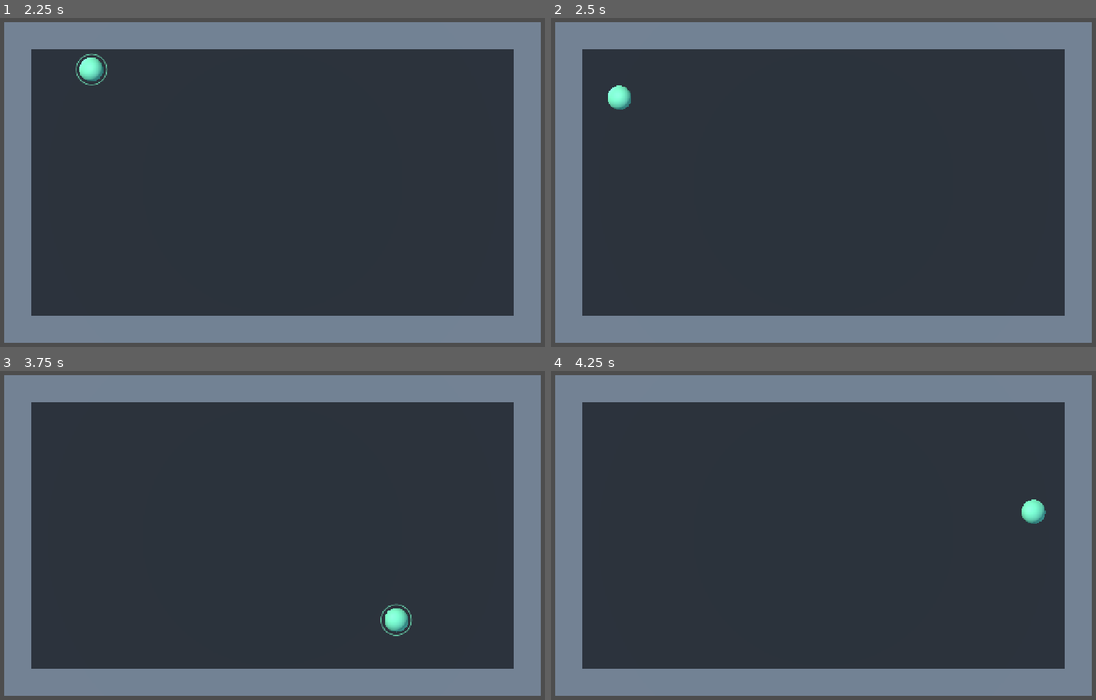
Above: before the commit, frames 1-4 (two rows, left to right).
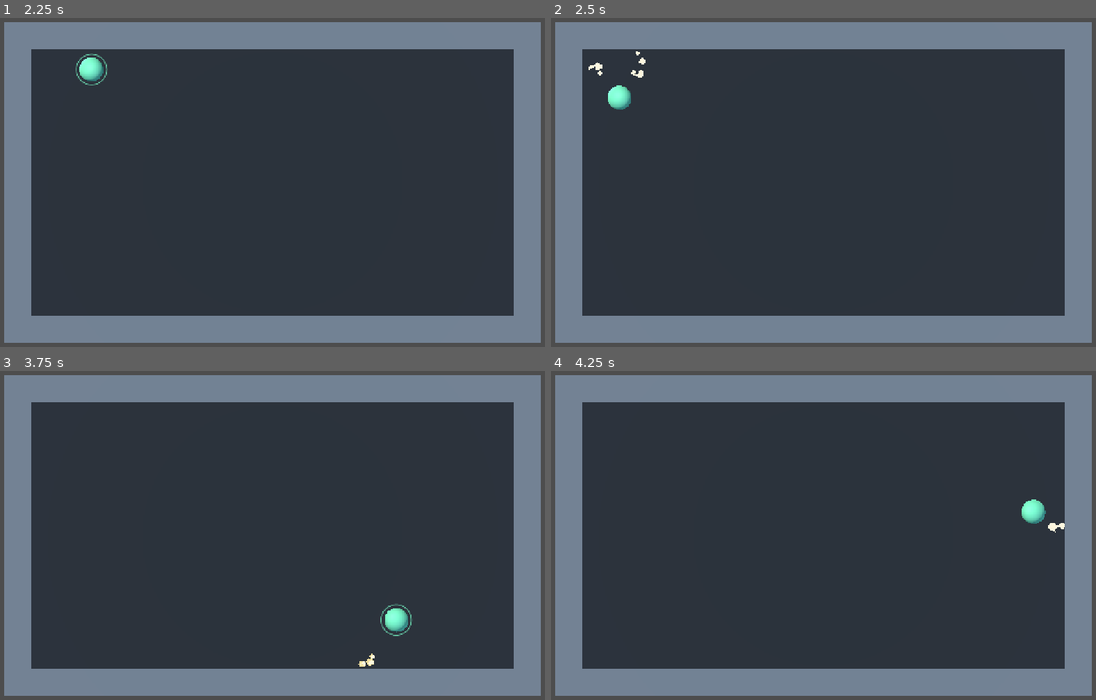
Above: after the commit, the same moments.

Repository: kickflip-games/stop-staring-trijam393
Game: Godot game, scene res://scenes/main.tscn
Same seed, same stepped clock (60 frames per second), same inputs: the game is played once before the commit and once after it.
Inputs (mouse positions are in pixels of both pictures, inside the frame that each line leads up to):
- Up to frame 1 (2.25 s): tap Enter at 0.5 s; move the mouse to (392, 166) at 0.52 s; click (392, 166) at 0.67 s; tap Space at 1.25 s; drag from (163, 198) to (245, 251) at 1.27 s; move the mouse to (327, 106) at 2.02 s; click (327, 106) at 2.17 s
- Up to frame 2 (2.5 s): no input
- Up to frame 3 (3.75 s): drag from (245, 604) to (103, 482) at 2.77 s; move the mouse to (441, 588) at 3.52 s; click (441, 588) at 3.67 s
- Up to frame 4 (4.25 s): no input

Frame 1 is identical in both runs. In frame 2, 0.1% of the frame differs, in the area x 6-18%, y 10-19%; in frame 3, less than 0.1%; in frame 4, less than 0.1%.

Commit message:
Add randomized animated dust bursts on wall impacts

Diff:
--- a/stop_staring/scenes/main.tscn
+++ b/stop_staring/scenes/main.tscn
@@ -8,6 +8,7 @@
 [ext_resource type="AudioStream" path="res://audio/wall_hits/impactSoft_heavy_003.ogg" id="6_hit"]
 [ext_resource type="AudioStream" path="res://audio/wall_hits/impactSoft_heavy_004.ogg" id="7_hit"]
 [ext_resource type="AudioStream" path="res://audio/aim/stretch.mp3" id="8_stretch"]
+[ext_resource type="Script" path="res://scripts/wall_dust.gd" id="9_dust"]
 
 [sub_resource type="AudioStreamRandomizer" id="WallHitRandomizer"]
 random_pitch = 1.08
@@ -58,6 +59,9 @@
 radius = 0.45
 
 [node name="Main" type="Node3D"]
+
+[node name="WallDust" type="Node3D" parent="."]
+script = ExtResource("9_dust")
 
 [node name="Arena" type="Node3D" parent="."]
 
@@ -138,3 +142,5 @@
 
 [node name="AimIndicator" type="Node2D" parent="HUD"]
 script = ExtResource("2_aim")
+
+[connection signal="wall_bounced" from="Player" to="WallDust" method="burst"]
--- a/stop_staring/scripts/blob.gd
+++ b/stop_staring/scripts/blob.gd
@@ -1,5 +1,7 @@
 extends CharacterBody3D
 ## Slingshot input on the XY plane. Release replaces the current velocity.
+
+signal wall_bounced(contact: Vector3, normal: Vector3, impact_speed: float)
 
 @export_range(0.5, 6.0, 0.1) var max_drag_distance: float = 3.0
 @export_range(0.01, 0.5, 0.01) var drag_deadzone: float = 0.12
@@ -38,6 +40,7 @@
 		if velocity.dot(normal) < -0.000001:
 			if not played_wall_sound and collision.get_collider().is_in_group("walls"):
 				$WallHitAudio.play()
+				wall_bounced.emit(collision.get_position(), normal, -velocity.dot(normal))
 				played_wall_sound = true
 			velocity = velocity.bounce(normal) * bounce_retention
 		if velocity.length() < settle_speed:
--- /dev/null
+++ b/stop_staring/scripts/wall_dust.gd
@@ -0,0 +1,51 @@
+extends Node3D
+## Short, non-looping bursts made from the supplied 64px dust sheets.
+
+@export_range(0.01, 0.1, 0.005) var dust_pixel_size: float = 0.04
+@export_range(8.0, 30.0, 1.0) var animation_fps: float = 18.0
+@export_range(1, 24, 1) var max_active_bursts: int = 12
+
+var _frames := SpriteFrames.new()
+var _last_variant: int = -1
+
+
+func _ready() -> void:
+	_frames.remove_animation("default")
+	for index in range(8):
+		var name := str(index)
+		var sheet := load("res://art/dust/dust_%02d.png" % (index + 1)) as Texture2D
+		_frames.add_animation(name)
+		_frames.set_animation_loop(name, false)
+		_frames.set_animation_speed(name, animation_fps)
+		for frame in range(6):
+			var texture := AtlasTexture.new()
+			texture.atlas = sheet
+			texture.region = Rect2(frame * 64, 0, 64, 64)
+			_frames.add_frame(name, texture)
+
+
+func burst(contact: Vector3, normal: Vector3, impact_speed: float) -> void:
+	if get_child_count() >= max_active_bursts:
+		return
+	var variant := randi_range(0, 7)
+	if variant == _last_variant:
+		variant = (variant + randi_range(1, 7)) % 8
+	_last_variant = variant
+	var sprite := AnimatedSprite3D.new()
+	sprite.sprite_frames = _frames
+	sprite.pixel_size = dust_pixel_size
+	sprite.texture_filter = BaseMaterial3D.TEXTURE_FILTER_NEAREST
+	sprite.position = contact + normal * 0.3
+	sprite.position.z = 1.05
+	sprite.rotation.z = atan2(normal.y, normal.x) - PI / 2 + randf_range(-0.2, 0.2)
+	var size := randf_range(0.85, 1.15) * lerpf(0.7, 1.25, clampf(impact_speed / 18.0, 0, 1))
+	sprite.scale = Vector3.ONE * size
+	sprite.speed_scale = randf_range(0.85, 1.15)
+	sprite.flip_h = randf() < 0.5
+	add_child(sprite)
+	sprite.animation_finished.connect(sprite.queue_free)
+	sprite.play(str(variant))
+	# Move the cloud away from the wall as it disperses.
+	var tween := sprite.create_tween()
+	tween.tween_property(sprite, "position", sprite.position + normal * 0.45,
+		6.0 / (animation_fps * sprite.speed_scale))
Binary file added: stop_staring/art/dust/dust_01.png
Not shown, added: stop_staring/art/dust/dust_01.png.import
Binary file added: stop_staring/art/dust/dust_02.png
Not shown, added: stop_staring/art/dust/dust_02.png.import
Binary file added: stop_staring/art/dust/dust_03.png
Not shown, added: stop_staring/art/dust/dust_03.png.import
Binary file added: stop_staring/art/dust/dust_04.png
Not shown, added: stop_staring/art/dust/dust_04.png.import
Binary file added: stop_staring/art/dust/dust_05.png
Not shown, added: stop_staring/art/dust/dust_05.png.import
Binary file added: stop_staring/art/dust/dust_06.png
Not shown, added: stop_staring/art/dust/dust_06.png.import
(and 7 more such lines)
